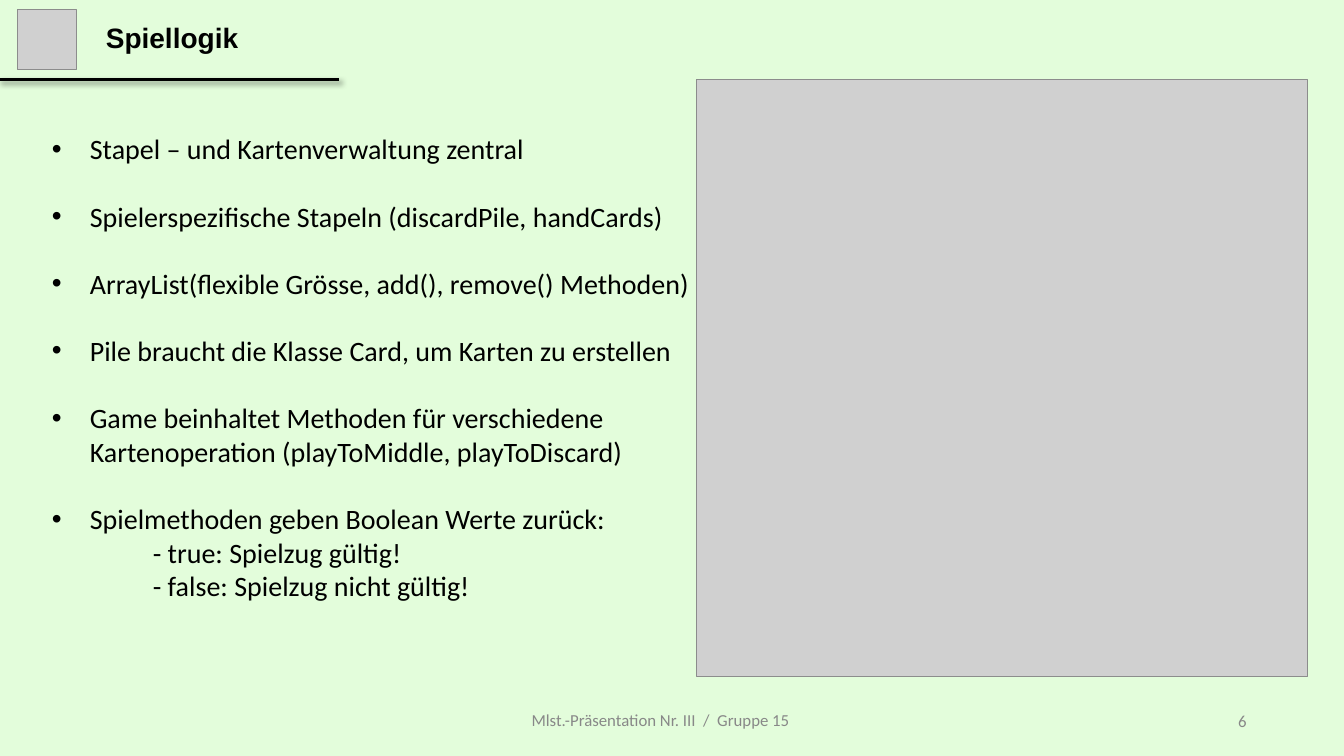
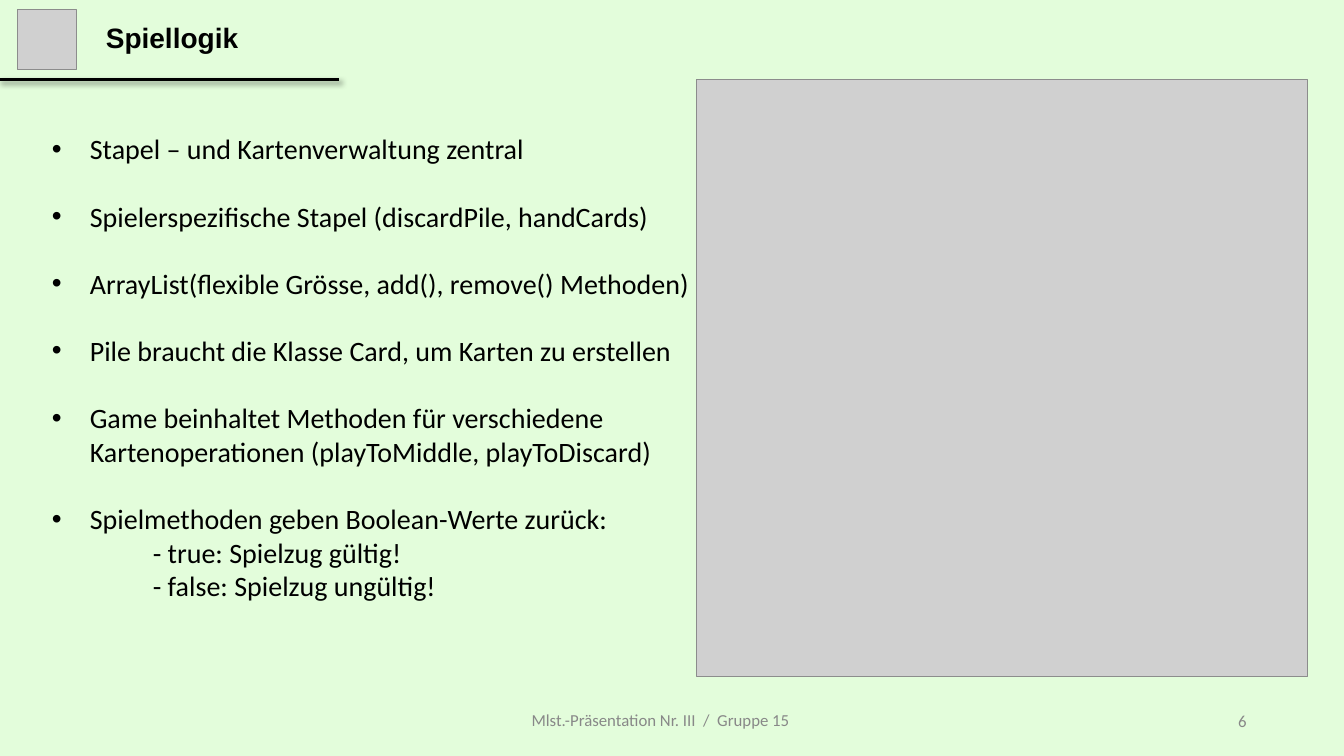
Before and after one commit to gjoyet/skipBo, a slide deck: slide 6 of 00_General/Presentation/MS 3/Presentation_Milestone_iii_Master.pptx. Drawn at 1344x756 pixels with LibreOffice and Linux fonts; fonts in the diff are those of the drawing; grey boxes stand for pictures. Boxes give left, top, right and bottom in pixels: in the first picture for what was removed or moved away, otherwise in the second. Text is boxed around its words. In the diff, an @@ line names an element or a change of style, - is before the commit and + after.

```diff
--- a/00_General/Presentation/MS 3/Presentation_Milestone_iii_Master.pptx
+++ b/00_General/Presentation/MS 3/Presentation_Milestone_iii_Master.pptx
@@ text at (90,206,648,232): text changed @@
-• Spielerspezifische Stapeln (discardPile, handCards)
+• Spielerspezifische Stapel (discardPile, handCards)
@@ text at (90,408,651,534): text changed @@
-• Game beinhaltet Methoden für verschiedene
-  Kartenoperation (playToMiddle, playToDiscard)
-• Spielmethoden geben Boolean Werte zurück:
+• Game beinhaltet Methoden für verschiedene
+  Kartenoperationen (playToMiddle, playToDiscard)
+• Spielmethoden geben Boolean-Werte zurück:
@@ text at (168,576,436,601): text changed @@
-                - false: Spielzug nicht gültig!
+                - false: Spielzug ungültig!
```
Also in this commit, not shown: 4 other slides changed.
